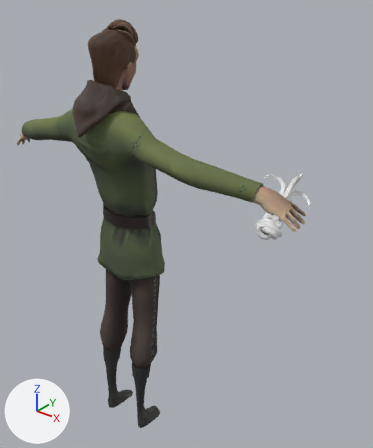
Renders of the Blender file Mhmd/Blender/Character/3rd Person/Loco_Items/OneHanded.blend from each side of a commit.
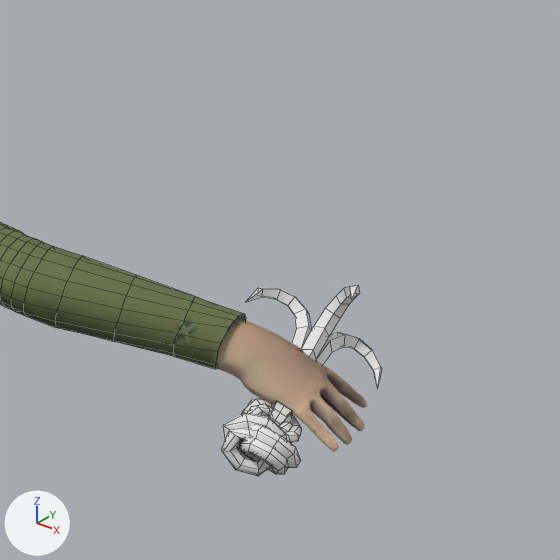
Old and new are each drawn whole from a 50 mm camera at (1.405, -1.368, 1.953) aimed at (0.041, 0.337, 0.895) and again close up on the part from 48% to 100% of the width and 17% to 60% of the height. The axes (+X, +Y, +Z) are drawn at lower left. The lights are the same throughout. The close-ups show mesh edges as thin lines.

Objects in the first close-up: 'Hook_LP', 'mc_body.001', 'mc_clothing.003'.
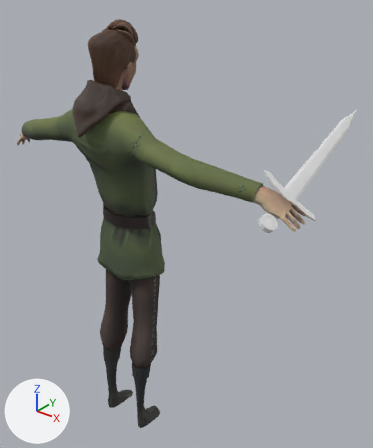
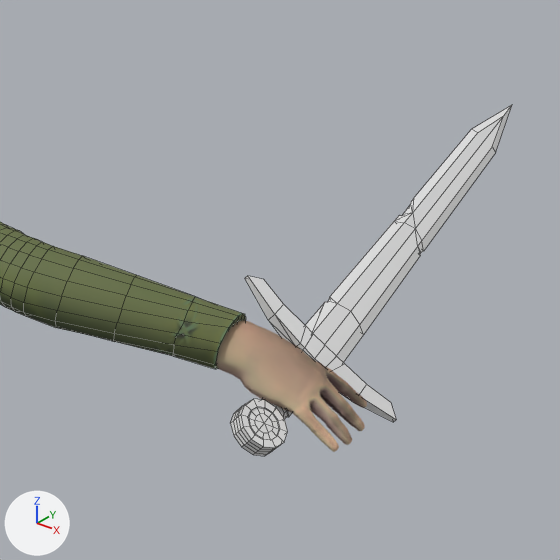
What changed in the scene script:
```text
Change ob_sword:
    remove ob_sword.hide_set(True)
Change ob_hook_lp:
    add ob_hook_lp.hide_set(True)
```

What differs and where, as boxes (x1, y1, x2, y2) in the close-ups (560 x 560 px):
'sword', shown
    after: (230, 105, 512, 456)
'Hook_LP', hidden
    before: (221, 285, 382, 476)
